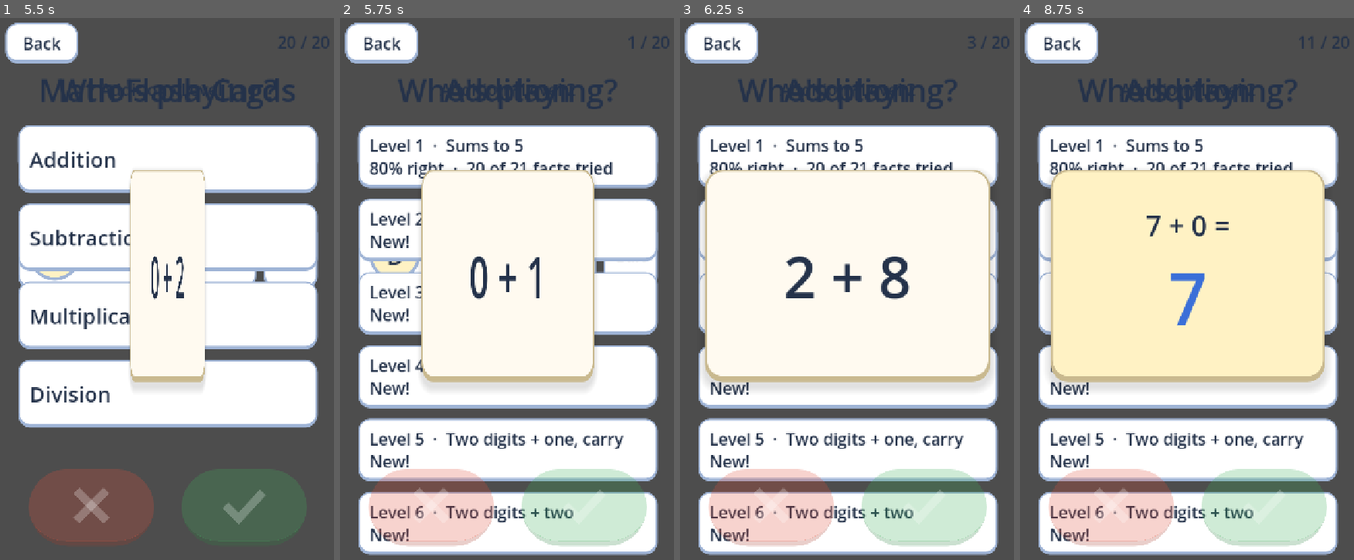
Above: before the commit, frames 1-4 (left to right).
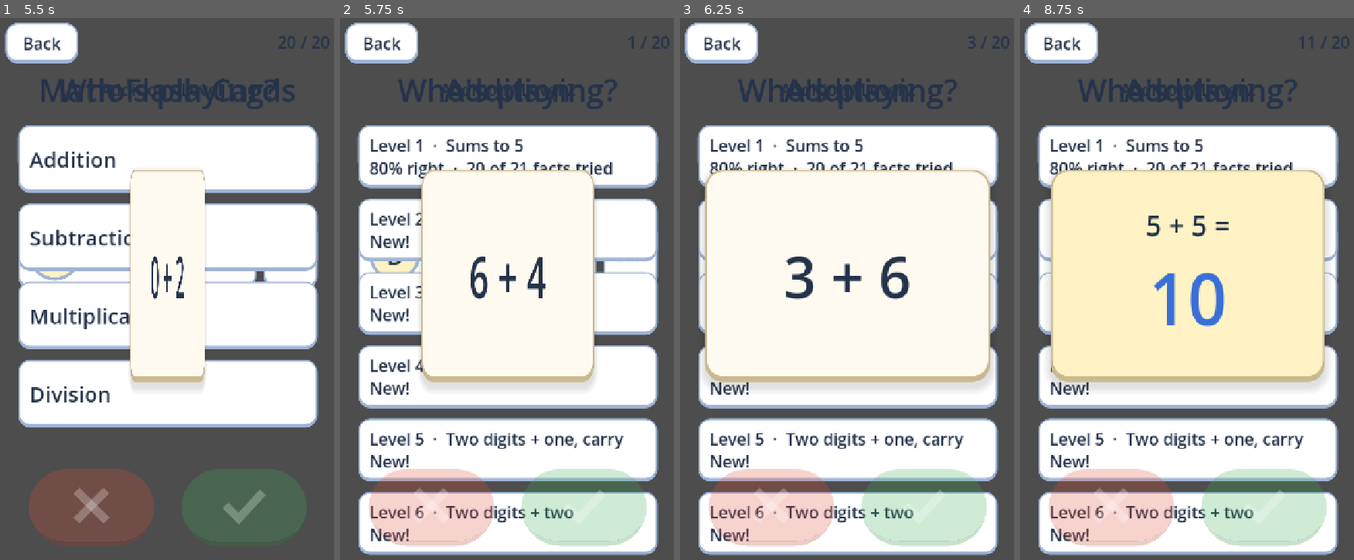
Above: after the commit, the same moments.

Repository: rotarydialer/math-flash
Game: Godot game, scene res://tests/Playtest.tscn
The game is run twice, just before and just after one commit, with the same random seed, the same clock (stepped at 60 frames per second) and the same inputs. This scene is started directly instead of the project's main scene.
Inputs (mouse positions are in pixels of both pictures, inside the frame that each line leads up to):
- Up to frame 1 (5.5 s): click (126, 148) at 0.52 s; type "Alex" at 0.6 s; click "Addition" at 1.25 s; click "Subtraction" at 2 s; click "Multiplication" at 2.75 s; click "Division" at 3.5 s; click "Add" at 4.25 s; click "Bo" at 5 s
- Up to frame 2 (5.75 s): no input
- Up to frame 3 (6.25 s): click "Level 1 · Sums to 5 80% right…" at 5.75 s
- Up to frame 4 (8.75 s): click "Level 1 · Sums to 5 80% right…" at 6.5 s; click "Level 2 · Sums to 10 New!" at 7.25 s; click "Level 2 · Sums to 10 New!" at 8 s

Frame 1 is identical in both runs. In frame 2, 0.4% of the frame differs, in the area x 39-62%, y 44-52%; in frame 3, 0.5%; in frame 4, 1.2%, in the area x 37-62%, y 36-57%.

Commit message:
tweak: remove easy answers from higher levels

Diff:
--- a/data/categories.gd
+++ b/data/categories.gd
@@ -10,8 +10,9 @@
 ##   no_regroup    drop facts that need carrying or borrowing in any column
 ##   regroup_only  keep only facts that need carrying or borrowing
 ##   both_orders   also deal each fact the other way round (b op a), for times tables
-##   skip_numbers  drop facts where either number or the answer is in this list ([1]: no × 1)
 ##   hint          short range description shown under the level name
+## Every level after the first also drops the very easy facts, those with a 0 or 1 in them
+## (`Problems.is_easy`): n + 0, n − 1, n × 1, n ÷ 1, 0 ÷ n and so on are level 1 practice only.
 ## Facts with a negative answer, division by zero or a remainder are always dropped, so ranges
 ## can be written loosely (division levels give a dividend range and let the filter do the rest).
 ## Adding a category: a new entry here plus its operator in `Problems.answer` / `Problems.SYMBOLS`.
@@ -49,7 +50,7 @@
 			{"hint": "Times 0, 1, 2", "a": [0, 10], "b": [0, 2], "both_orders": true},
 			{"hint": "Times 3, 4, 5", "a": [0, 10], "b": [3, 5], "both_orders": true},
 			{"hint": "Times 6 to 9", "a": [0, 10], "b": [6, 9], "both_orders": true},
-			{"hint": "Up to 12 × 12", "a": [0, 12], "b": [0, 12], "skip_numbers": [1]},
+			{"hint": "Up to 12 × 12", "a": [0, 12], "b": [0, 12]},
 		],
 	},
 	{
@@ -60,7 +61,7 @@
 			{"hint": "Divide by 1, 2", "a": [0, 20], "b": [1, 2], "max_result": 10},
 			{"hint": "Divide by 3, 4, 5", "a": [0, 50], "b": [3, 5], "max_result": 10},
 			{"hint": "Divide by 6 to 9", "a": [0, 90], "b": [6, 9], "max_result": 10},
-			{"hint": "Up to 144 ÷ 12", "a": [0, 144], "b": [0, 12], "max_result": 12, "skip_numbers": [1]},
+			{"hint": "Up to 144 ÷ 12", "a": [0, 144], "b": [0, 12], "max_result": 12},
 		],
 	},
 ]
@@ -75,7 +76,8 @@
 	return category(id).get("levels", []).size()
 
 ## Fully-resolved settings for a 1-based level: the level's own keys plus its category's
-## `op`, `category` id and `number`, so problems.gd needs nothing else.
+## `op`, `category` id, `number` and `skip_easy` (true after level 1), so problems.gd needs
+## nothing else.
 static func level(id: StringName, number: int) -> Dictionary:
 	var cat := category(id)
 	var levels: Array = cat.get("levels", [])
@@ -87,4 +89,5 @@
 	cfg["category"] = id
 	cfg["category_name"] = cat["name"]
 	cfg["number"] = n
+	cfg["skip_easy"] = n > 1
 	return cfg
--- a/scripts/problems.gd
+++ b/scripts/problems.gd
@@ -54,8 +54,7 @@
 		seen[p["key"]] = true
 		if p["answer"] < 0:
 			continue
-		var skip: Array = level_cfg.get("skip_numbers", [])
-		if skip.has(a) or skip.has(b) or skip.has(p["answer"]):
+		if level_cfg.get("skip_easy", false) and is_easy(p):
 			continue
 		if level_cfg.has("max_result") and p["answer"] > level_cfg["max_result"]:
 			continue
@@ -65,6 +64,12 @@
 			continue
 		facts.append(p)
 	return facts
+
+## A fact with a 0 or 1 in it: n + 0, n + 1, n − 0, n − 1, n × 0, n × 1. Division counts the
+## times fact it undoes (divisor × answer), so n ÷ 1, n ÷ n and 0 ÷ n are easy too.
+static func is_easy(p: Dictionary) -> bool:
+	var numbers: Array = [p["b"], p["answer"]] if p["op"] == "/" else [p["a"], p["b"]]
+	return numbers.has(0) or numbers.has(1)
 
 ## True when working column by column would carry (addition) or borrow (subtraction).
 static func _regroups(a: int, op: String, b: int) -> bool:
--- a/scripts/stats.gd
+++ b/scripts/stats.gd
@@ -63,11 +63,15 @@
 ## {right, wrong, seen (facts answered at least once), facts (in the level)}.
 func level_summary(level_cfg: Dictionary) -> Dictionary:
 	var section := level_section(level_cfg)
+	var seen := PackedStringArray(_cfg.get_value(section, "seen", PackedStringArray()))
+	var facts := Problems.all_facts(level_cfg)
+	# only facts the level still deals, in case its definition has changed since
+	var tried := facts.filter(func(p: Dictionary) -> bool: return p["key"] in seen).size()
 	return {
 		"right": int(_cfg.get_value(section, "right", 0)),
 		"wrong": int(_cfg.get_value(section, "wrong", 0)),
-		"seen": PackedStringArray(_cfg.get_value(section, "seen", PackedStringArray())).size(),
-		"facts": Problems.all_facts(level_cfg).size(),
+		"seen": tried,
+		"facts": facts.size(),
 	}
 
 ## Wipes the current profile's history (tests use a throwaway profile and clear it).
--- a/tests/test_problems.gd
+++ b/tests/test_problems.gd
@@ -23,6 +23,7 @@
 	_test_level_lookup()
 	_test_level_facts()
 	_test_both_orders()
+	_test_easy_facts()
 	_test_regrouping()
 	_test_deal()
 	_test_deal_small_level()
@@ -78,8 +79,8 @@
 					ok = ok and p["answer"] <= cfg["max_result"]
 				if cfg.get("no_regroup", false):
 					ok = ok and not Problems._regroups(p["a"], cfg["op"], p["b"])
-				for skip in cfg.get("skip_numbers", []):
-					ok = ok and p["a"] != skip and p["b"] != skip and p["answer"] != skip
+				if n > 1:
+					ok = ok and not Problems.is_easy(p)
 				if cfg["op"] == "/":
 					ok = ok and p["b"] != 0 and p["answer"] * p["b"] == p["a"]
 				if cfg.get("regroup_only", false):
@@ -88,23 +89,24 @@
 			_check(ok, "%s facts are in range with correct, non-negative answers" % name)
 			_check(keys.size() == facts.size(), "%s facts are all distinct" % name)
 	_check(Problems.all_facts(Categories.level(&"addition", 1)).size() == 21, "sums to 5 is 21 facts")
-	_check(Problems.all_facts(Categories.level(&"addition", 2)).size() == 66, "sums to 10 is 66 facts")
-	_check(Problems.all_facts(Categories.level(&"addition", 3)).size() == 121, "0..10 + 0..10 is 121 facts")
-	# levels 4 and 5 split two-digit + one-digit exactly into no-carry and carry
+	# after level 1, no 0s or 1s: 2..8 + 2..8 with sums to 10
+	_check(Problems.all_facts(Categories.level(&"addition", 2)).size() == 28, "sums to 10 without 0s and 1s is 28 facts")
+	_check(Problems.all_facts(Categories.level(&"addition", 3)).size() == 81, "2..10 + 2..10 is 81 facts")
+	# levels 4 and 5 split two-digit + one-digit (2..9) exactly into no-carry and carry
 	_check(Problems.all_facts(Categories.level(&"addition", 4)).size()
-		+ Problems.all_facts(Categories.level(&"addition", 5)).size() == 90 * 9,
-		"addition 4 and 5 together cover every two-digit + one-digit fact")
+		+ Problems.all_facts(Categories.level(&"addition", 5)).size() == 90 * 8,
+		"addition 4 and 5 together cover every two-digit + 2..9 fact")
 	# subtraction mirrors addition: each addition fact has exactly one take-away partner
 	_check(Problems.all_facts(Categories.level(&"subtraction", 1)).size() == 21, "from 5 or less is 21 facts")
-	_check(Problems.all_facts(Categories.level(&"subtraction", 2)).size() == 66, "from 10 or less is 66 facts")
-	_check(Problems.all_facts(Categories.level(&"subtraction", 3)).size() == 121, "up to 20 − 10 is 121 facts")
-	# 13 × 13 = 169, less the 25 facts with a 1 in them
-	_check(Problems.all_facts(Categories.level(&"multiplication", 4)).size() == 144, "up to 12 × 12 without × 1 is 144 facts")
+	# ...and loses its − 0s and − 1s the same way: 2..10 take away 2 up to itself
+	_check(Problems.all_facts(Categories.level(&"subtraction", 2)).size() == 45, "from 10 or less without − 0, − 1 is 45 facts")
+	_check(Problems.all_facts(Categories.level(&"subtraction", 3)).size() == 99, "up to 20 − 10 without − 0, − 1 is 99 facts")
+	_check(Problems.all_facts(Categories.level(&"multiplication", 4)).size() == 121, "2..12 × 2..12 is 121 facts")
 	# division mirrors multiplication: one fact per divisor × quotient
 	_check(Problems.all_facts(Categories.level(&"division", 1)).size() == 22, "÷ 1, 2 is 22 facts")
-	_check(Problems.all_facts(Categories.level(&"division", 3)).size() == 44, "÷ 6 to 9 is 44 facts")
-	# divisors 2..12 × quotients 0 and 2..12
-	_check(Problems.all_facts(Categories.level(&"division", 4)).size() == 132, "up to 144 ÷ 12 without 1s is 132 facts")
+	# divisors × quotients 2..10, now that 0 ÷ n and n ÷ n are level 1 only
+	_check(Problems.all_facts(Categories.level(&"division", 3)).size() == 36, "÷ 6 to 9 is 36 facts")
+	_check(Problems.all_facts(Categories.level(&"division", 4)).size() == 121, "divisors and quotients 2..12 is 121 facts")
 	_check(Problems.all_facts({"op": "/", "a": [0, 5], "b": [0, 0]}).is_empty(), "nothing is ever divided by zero")
 
 ## A times-table level deals both orders once each, and nothing outside its tables.
@@ -117,6 +119,22 @@
 	_check(not keys.has("7*3") and not keys.has("3*7"), "facts from other tables stay out")
 	# 0..10 × 0..2 is 33; flipping adds 3..10 × 0..2 the other way round, 24 more
 	_check(keys.size() == 57, "times 0, 1, 2 is 57 facts in both orders")
+
+## Facts with a 0 or 1 in them are level 1 practice only.
+func _test_easy_facts() -> void:
+	for spec in [[7, "+", 0], [1, "+", 8], [9, "-", 1], [6, "-", 0], [0, "*", 7], [12, "*", 1],
+			[9, "/", 1], [0, "/", 4], [6, "/", 6]]:
+		_check(Problems.is_easy(Problems.make(spec[0], spec[1], spec[2])), "%d %s %d is easy" % spec)
+	for spec in [[2, "+", 2], [7, "-", 6], [7, "-", 7], [2, "*", 3], [12, "/", 6], [8, "/", 4]]:
+		_check(not Problems.is_easy(Problems.make(spec[0], spec[1], spec[2])), "%d %s %d isn't easy" % spec)
+	var add1 := {}
+	for p in Problems.all_facts(Categories.level(&"addition", 1)):
+		add1[p["key"]] = true
+	_check(add1.has("4+1") and add1.has("0+5"), "level 1 keeps its easy facts")
+	var times2 := {}
+	for p in Problems.all_facts(Categories.level(&"multiplication", 2)):
+		times2[p["key"]] = true
+	_check(times2.has("3*2") and not times2.has("3*1") and not times2.has("0*4"), "times 3, 4, 5 drops × 0 and × 1")
 
 static func _in(v: int, r: Array) -> bool:
 	return v >= r[0] and v <= r[1]
@@ -194,6 +212,8 @@
 		"...and not for another level that shares the fact")
 	_check(stats.level_summary(Categories.level(&"addition", 3))["right"] == 0, "...nor a level never played")
 	_check(stats.fact("2+3")["right"] == 1, "the fact's own history still has the answer")
+	stats.record(Problems.make(5, "+", 1), true, add2)   # dealt at level 2 before it lost its easy facts
+	_check(stats.level_summary(add2)["seen"] == 1, "facts a level no longer deals don't count as tried")
 	var other := StatsScript.new()
 	other.profile_id = "unit_test_other"
 	_check(other.fact("3+4")["right"] == 0, "profiles keep separate histories")
Not shown, changed: README.md
